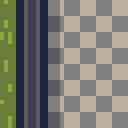
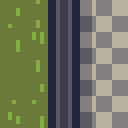
Two versions of the same layered image (128x128). Layer-by-layer changes:
painted on "herbe" over [left=0, top=0, right=44, bottom=128]
painted on "Arrière-plan" over [left=16, top=0, right=92, bottom=128]
